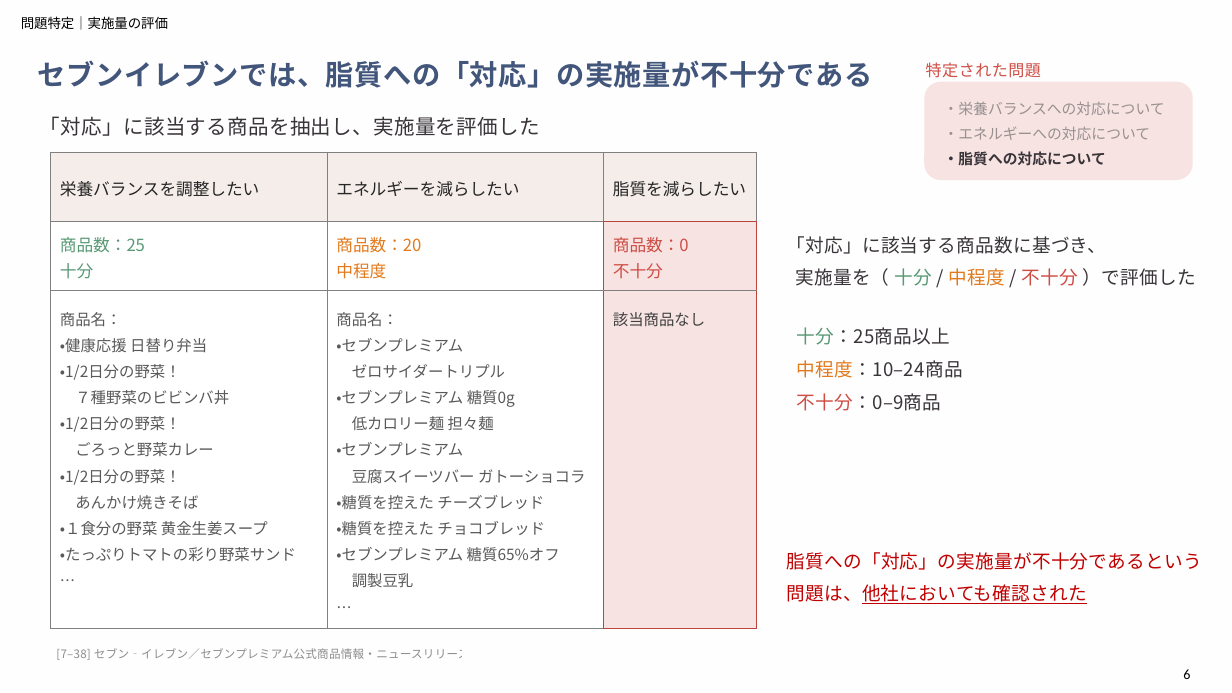
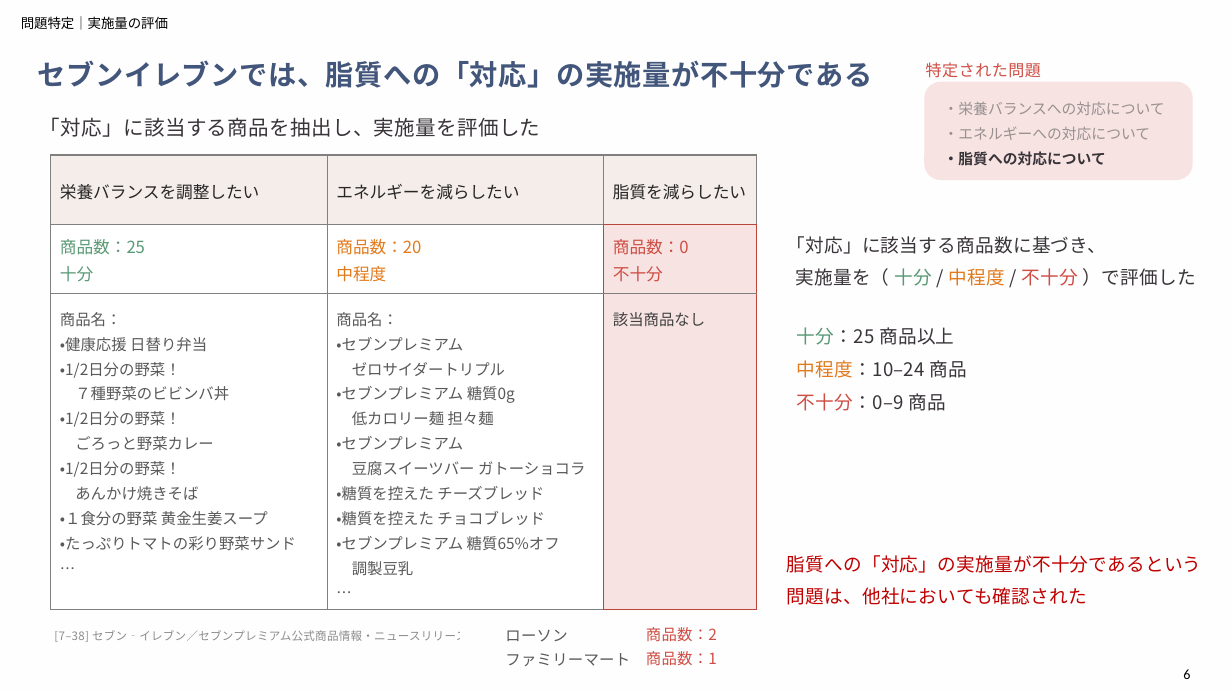
Before and after one commit to aoiseki0415/Accenture_CEO, a slide deck: slide 6 of 提出物一覧/アクセンチュア_最終報告（作成中）.pptx. Drawn at 1232x693 pixels with LibreOffice and Linux fonts; fonts in the diff are those of the drawing. Boxes give left, top, right and bottom in pixels: in the first picture for what was removed or moved away, otherwise in the second. Text is boxed around its words. In the diff, an @@ line names an element or a change of style, - is before the commit and + after.

```diff
--- a/提出物一覧/アクセンチュア_最終報告（作成中）.pptx
+++ b/提出物一覧/アクセンチュア_最終報告（作成中）.pptx
@@ table at <box>51,155,756,610</box> @@
@@ line spacing 20.4pt to 19.4pt @@
@@ text at <box>797,268,968,411</box>: spaces changed @@
-十分：25商品以上
-中程度：10–24商品
-不十分：0–9商品
+十分：25 商品以上
+中程度：10–24 商品
+不十分：0–9 商品
@@ text "脂質への「対応」の実施量が不十分であるという問題は、他社においても確認された" at <box>787,555,1202,605</box>: underline off in "脂質への「対応」の実施量が不十分であるという問題は、他社においても確認された" @@
@@ text "[7–38] セブン‐イレブン／セブンプレミアム公式商品情報・ニュースリリース": place and size @@
-text "[7–38] セブン‐イレブン／セブンプレミアム公式商品情報・ニュースリリース" at <box>56,648,469,660</box>
+text "[7–38] セブン‐イレブン／セブンプレミアム公式商品情報・ニュースリリース" at <box>54,630,467,642</box>
@@ text added at <box>646,627,717,666</box>, 12 pt, text #CE4D44 @@
+商品数：2
+商品数：1
@@ text added at <box>505,630,630,666</box>, 12 pt, text #595959 @@
+ローソン
+ファミリーマート
```
Also in this commit, not shown: 10 other slides changed, 2 slides added, 2 slides removed.
